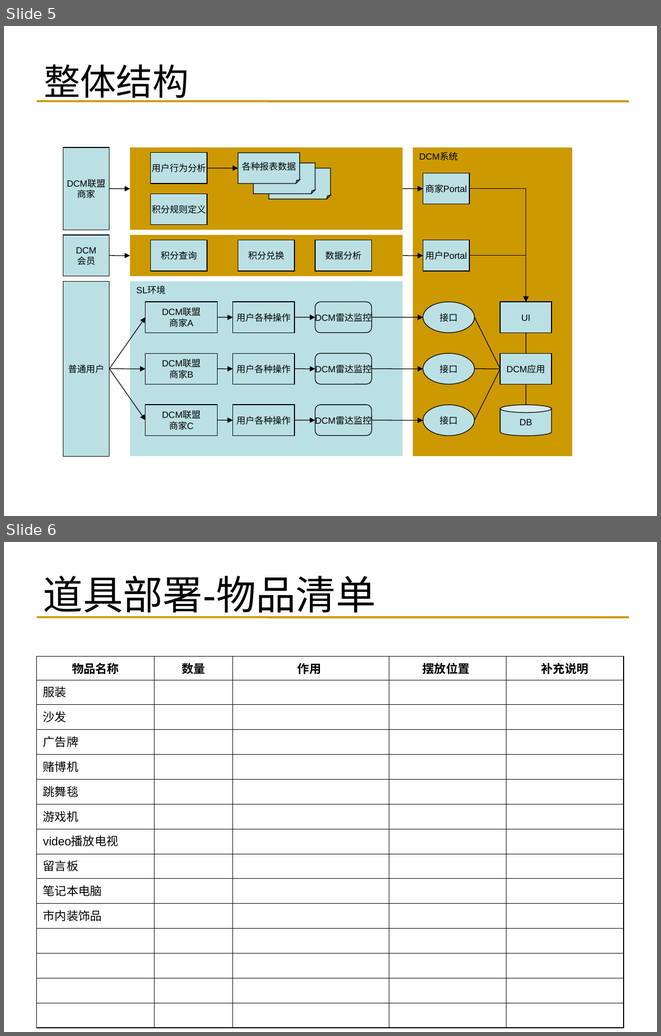
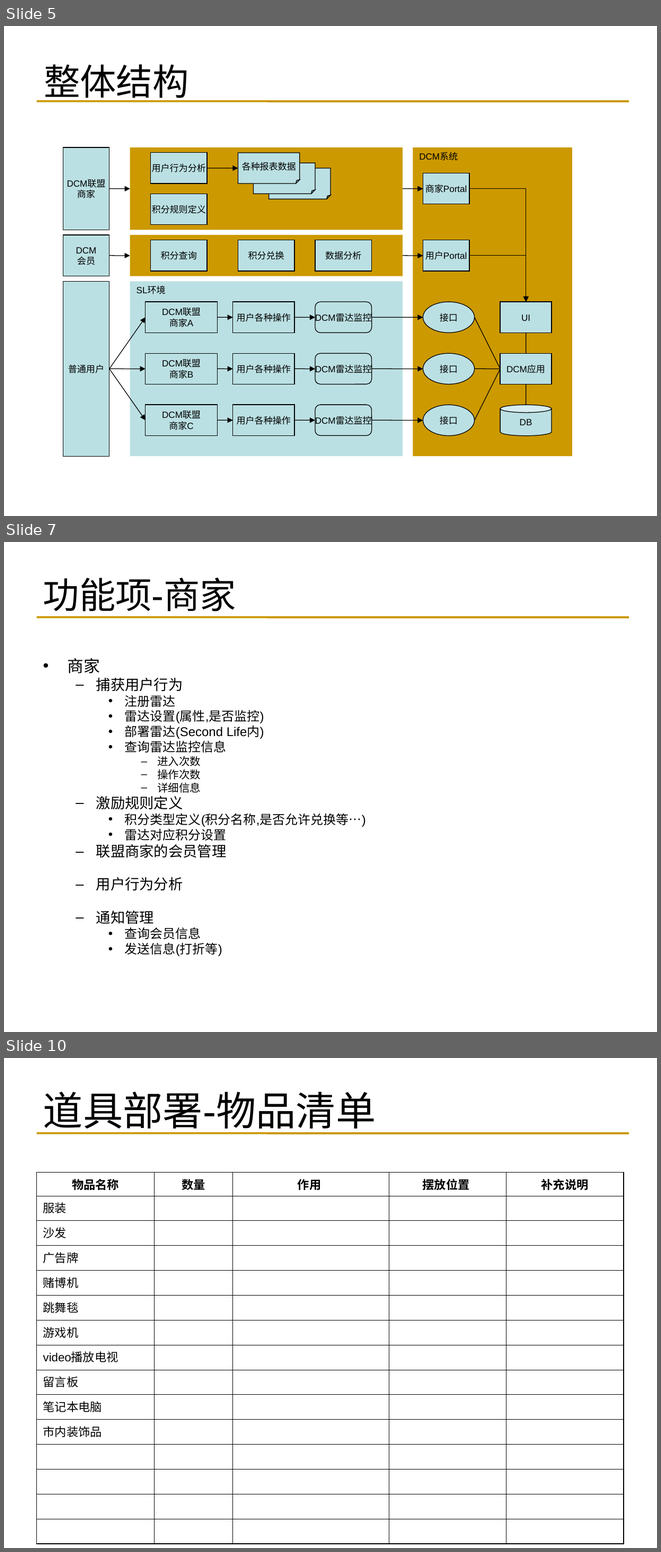
Before and after one commit to reetssydney/dcm, a slide deck: trunk/Second Life需求_张亮.ppt. Shown one above the other, each under a label of ours: slides 5 and 6 before the commit, slides 5, 7 and 10 after it; the slides between them are not shown. The pictures are 661x1036 and 661x1552 pixels, drawn with LibreOffice and Linux fonts; fonts in the diff are those of the drawing. Boxes give left, top, right and bottom in pixels: in the first picture for what was removed or moved away, otherwise in the second. Text is boxed around its words. In the diff, an @@ line names an element or a change of style, - is before the commit and + after.

```diff
--- a/trunk/Second Life需求_张亮.ppt
+++ b/trunk/Second Life需求_张亮.ppt
@@ slide 7 added at (4,542,657,1032), background #FFFFFF; not listed: 1 template element that a slide beside it also shows @@
@@ title added at (43,578,237,617), 40 pt, text #000000 @@
+功能项-商家
@@ text added at (68,658,366,956), 14 pt, text #000000 @@
+• 商家
+  – 捕获用户行为
+    • 注册雷达
+    • 雷达设置(属性,是否监控)
+    • 部署雷达(Second Life内)
+    • 查询雷达监控信息
+      – 进入次数
+      – 操作次数
+      – 详细信息
+  – 激励规则定义
+    • 积分类型定义(积分名称,是否允许兑换等…)
+    • 雷达对应积分设置
+  – 联盟商家的会员管理
+  – 用户行为分析
+  – 通知管理
+    • 查询会员信息
+    • 发送信息(打折等)
@@ what was slide 6 is now slide 10 @@
```
Also in this commit, not shown: 1 slide changed, 3 other slides added.
